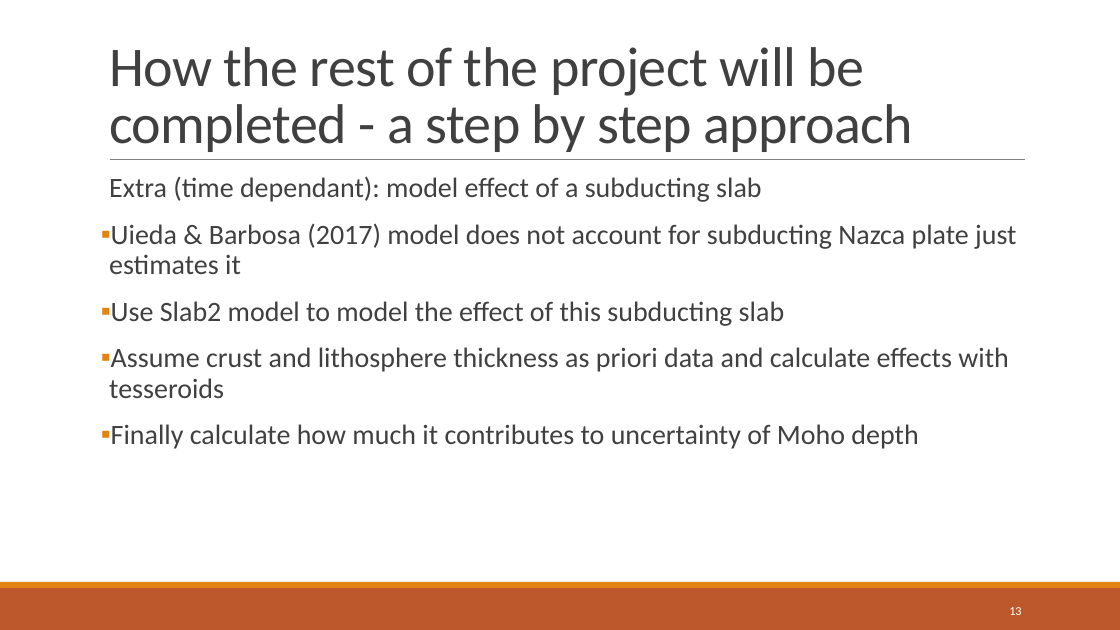
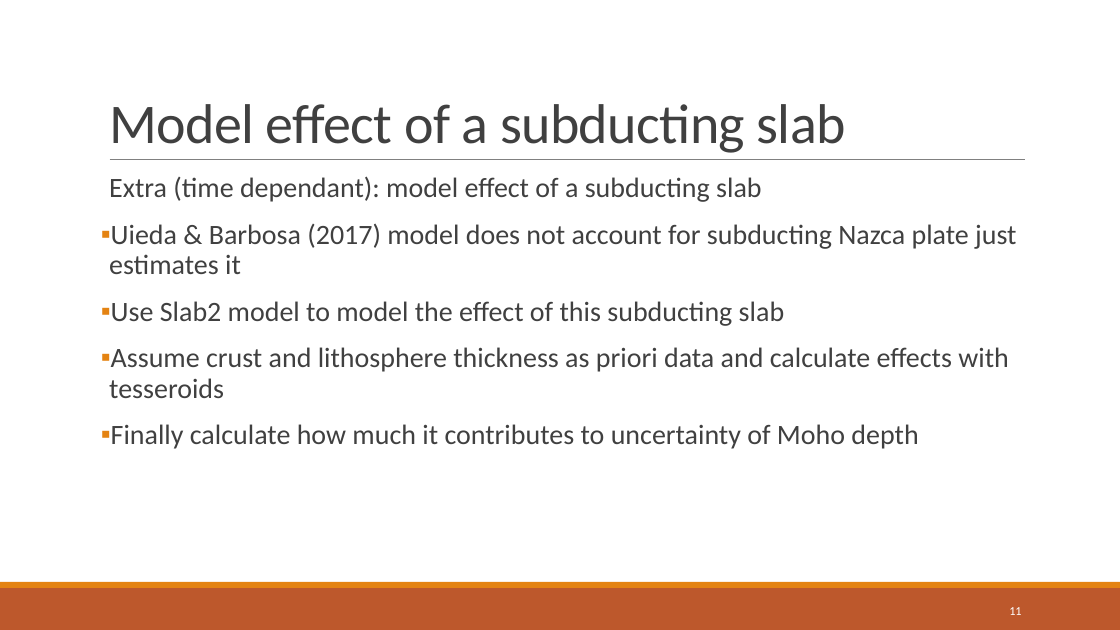
Before and after one commit to compgeolab/dissertation-moho-uncertainty, a slide deck: slide 11 of presentation/Project presentation.pptx (slide 13 before the commit). Drawn at 1120x630 pixels with LibreOffice and Linux fonts; fonts in the diff are those of the drawing. Boxes give left, top, right and bottom in pixels: in the first picture for what was removed or moved away, otherwise in the second. Text is boxed around its words. In the diff, an @@ line names an element or a change of style, - is before the commit and + after.

```diff
--- a/presentation/Project presentation.pptx
+++ b/presentation/Project presentation.pptx
@@ title at [109,104,846,153]: text changed @@
-How the rest of the project will be completed - a step by step approach
+Model effect of a subducting slab
@@ page number at [1009,607,1021,615]: text changed @@
-13
+11
```
Also in this commit, not shown: 10 other slides changed, 2 slides added, 4 slides removed.
